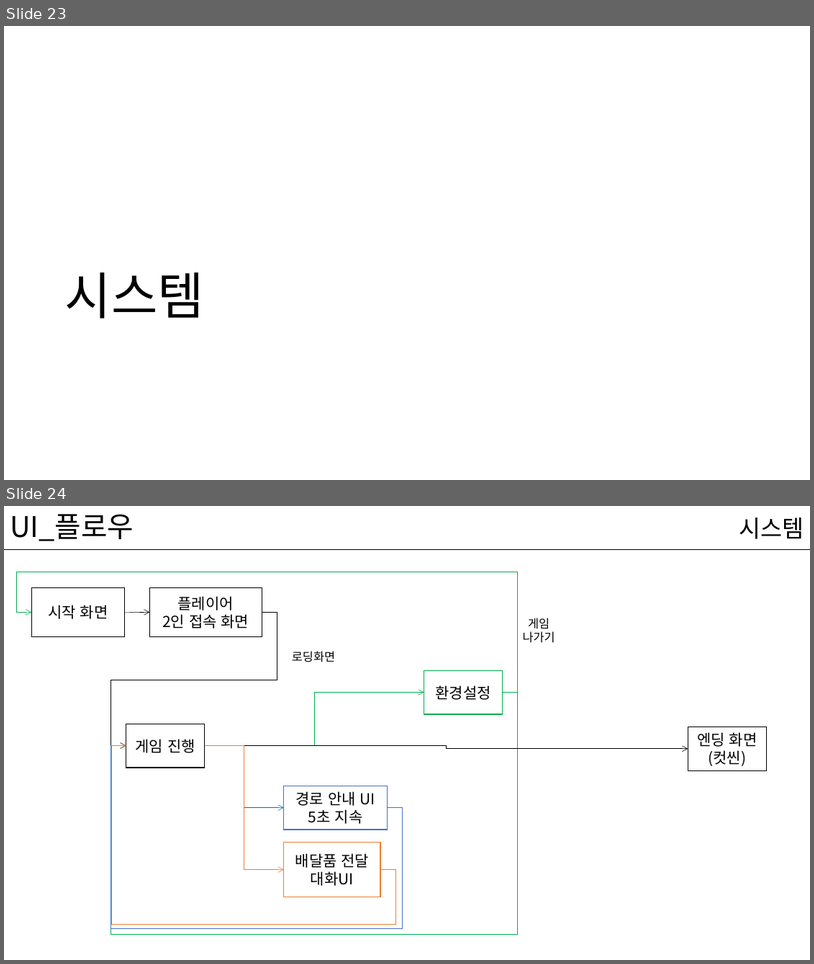
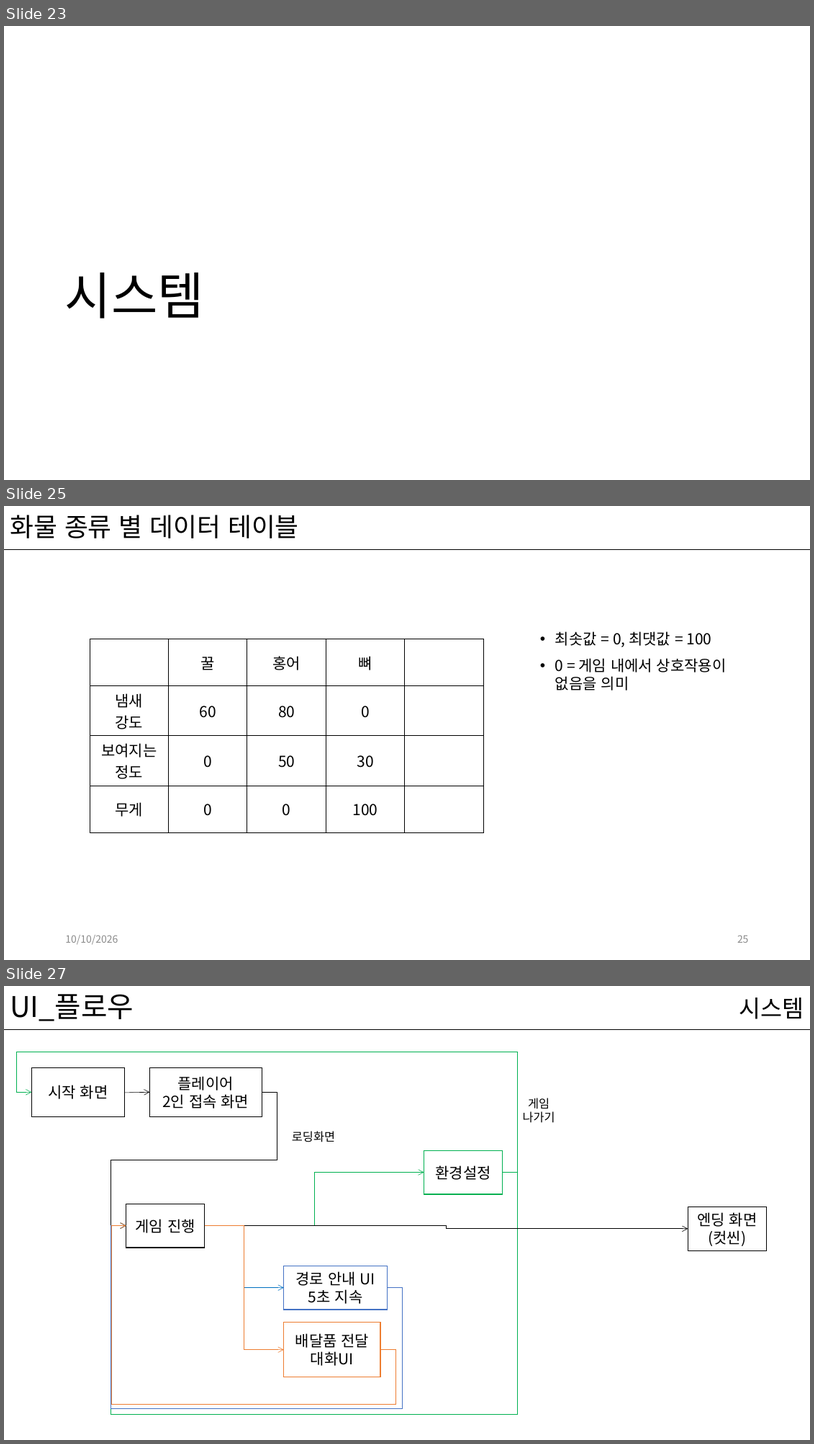
Before and after one commit to kwakyerin/2026_Graduation_Project, a slide deck: documents/HyunahKwon/design/designing/for_teammates/배트와 달트_기획서.pptx. Shown one above the other, each under a label of ours: slides 23 and 24 before the commit, slides 23, 25 and 27 after it; the slides between them are not shown. The pictures are 814x964 and 814x1444 pixels, drawn with LibreOffice and Linux fonts; fonts in the diff are those of the drawing. Boxes give left, top, right and bottom in pixels: in the first picture for what was removed or moved away, otherwise in the second. Text is boxed around its words. In the diff, an @@ line names an element or a change of style, - is before the commit and + after.

Commit message:
전체 기획_화물 시스템 추가 기획
추가 설정, 화물 종류 2종 추가, 데이터테이블 추가

```diff
--- a/documents/HyunahKwon/design/designing/for_teammates/배트와 달트_기획서.pptx
+++ b/documents/HyunahKwon/design/designing/for_teammates/배트와 달트_기획서.pptx
@@ slide 25 added at bbox=[4, 506, 810, 960], background #FFFFFF; not listed: 1 template element that a slide beside it also shows @@
@@ title added at bbox=[10, 515, 299, 538], 30.6 pt, text #000000 @@
+화물 종류 별 데이터 테이블
@@ text added at bbox=[556, 631, 727, 690], 18 pt, text #000000 @@
+• 최솟값 = 0, 최댓값 = 100
+• 0 = 게임 내에서 상호작용이 없음을 의미
@@ table added at bbox=[90, 638, 483, 826], 4 rows, 5 columns @@
+ | 꿀 | 홍어 | 뼈 | 
+냄새 강도 | 60 | 80 | 0 | 
+보여지는 정도 | 0 | 50 | 30 | 
+무게 | 0 | 0 | 100 | 
@@ text added at bbox=[65, 934, 118, 944], 12 pt, text #8C8C8C @@
+10/10/2026
@@ page number added at bbox=[738, 934, 749, 942], 12 pt, text #8C8C8C @@
+25
@@ what was slide 24 is now slide 27 @@
```
Also in this commit, not shown: 29 slides changed, 2 other slides added, 4 other files.
